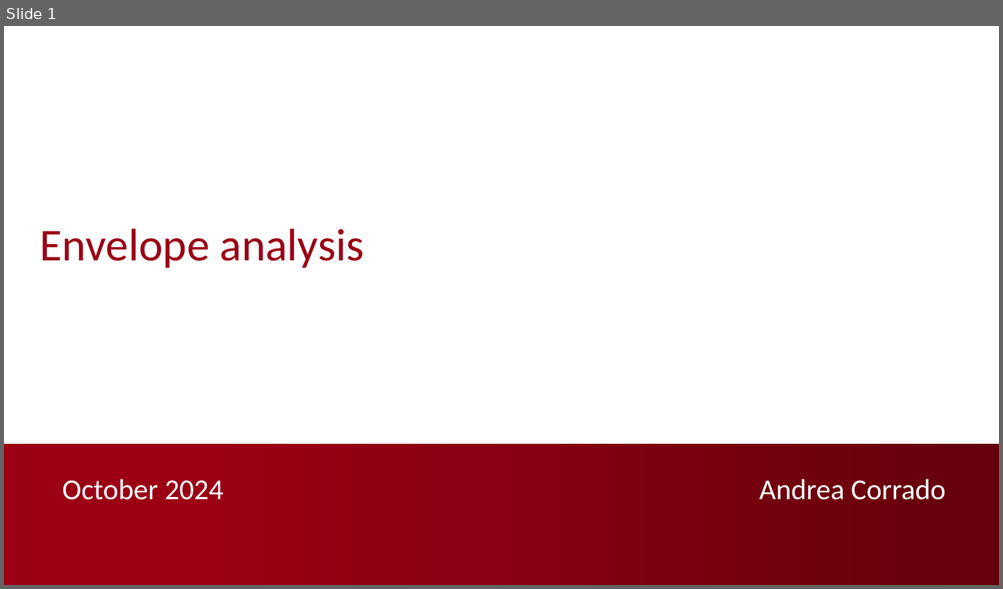
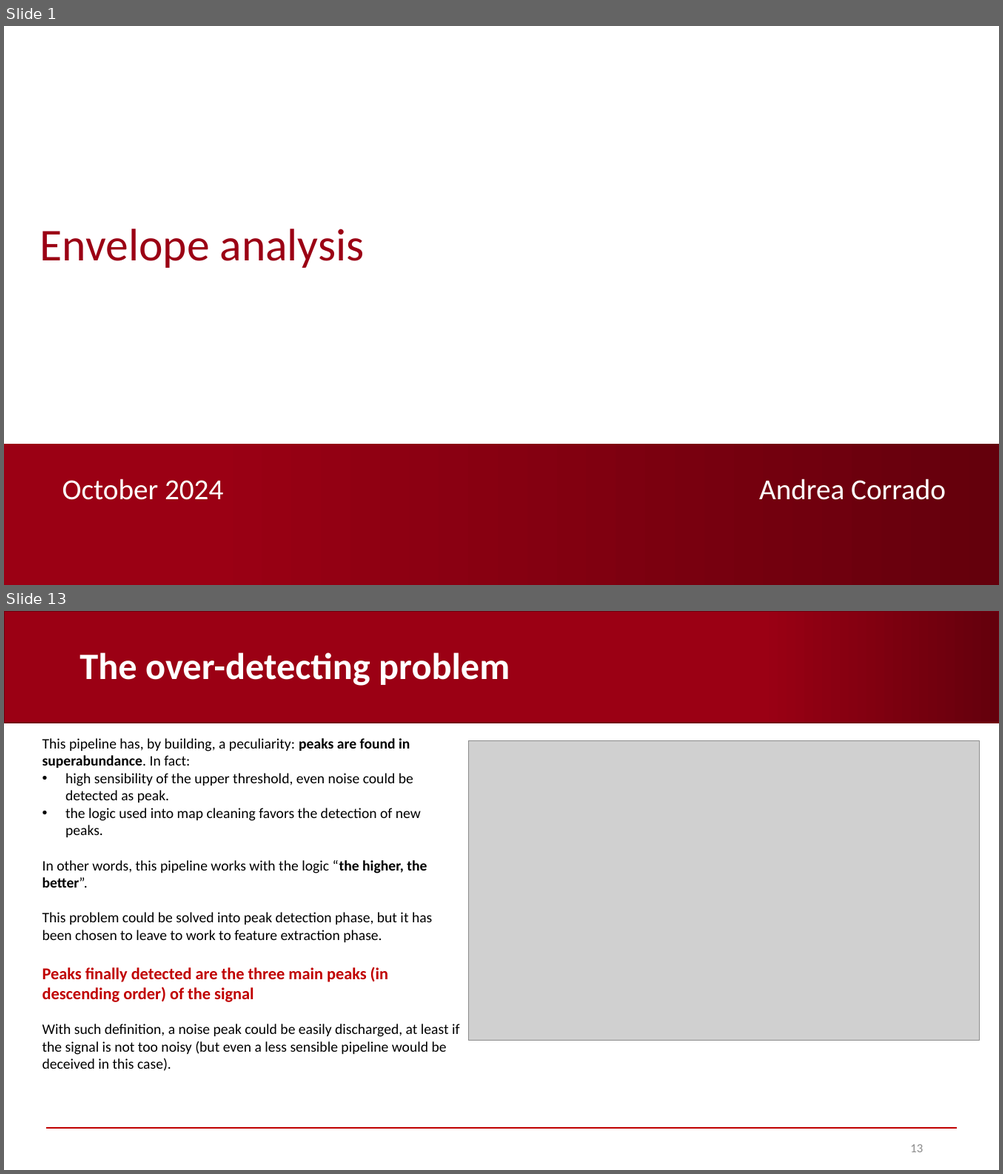
Before and after one commit to AndreaCorrado00/Tesi_magistrale_Corrado_Andrea, a slide deck: Documentation/7. Envelope analysis.pptx. Shown one above the other, each under a label of ours: slide 1 before the commit, slides 1 and 13 after it; the slides between them are not shown. The pictures are 1003x589 and 1003x1174 pixels, drawn with LibreOffice and Linux fonts; fonts in the diff are those of the drawing; grey boxes stand for pictures; background and template pictures are left out. Boxes give left, top, right and bottom in pixels: in the first picture for what was removed or moved away, otherwise in the second. Text is boxed around its words. In the diff, an @@ line names an element or a change of style, - is before the commit and + after.

```diff
--- a/Documentation/7. Envelope analysis.pptx
+++ b/Documentation/7. Envelope analysis.pptx
@@ slide 13 added at [4,611,999,1170], background #FFFFFF @@
@@ rectangle added at [4,611,999,723], fill gradient #9B0014 to #64000C, outline #73000F 1 pt @@
@@ title added at [79,652,509,686], 36 pt, text #FFFFFF, bold @@
+The over-detecting problem
@@ text added at [42,738,459,1071], 14 pt, text #000000 @@
+This pipeline has, by building, a peculiarity: peaks are found in superabundance. In fact:
+• high sensibility of the upper threshold, even noise could be detected as peak.
+• the logic used into map cleaning favors the detection of new peaks.
+In other words, this pipeline works with the logic “the higher, the better”.
+This problem could be solved into peak detection phase, but it has been chosen to leave to work to feature extraction phase.
+Peaks finally detected are the three main peaks (in descending order) of the signal
+With such definition, a noise peak could be easily discharged, at least if the signal is not too noisy (but even a less sensible pipeline would be deceived in this case).
@@ picture added at [468,741,979,1041] @@
@@ rectangle added at [450,789,468,801], fill #FFFFFF, outline #FFFFFF 1 pt @@
@@ line added from (45, 1129) to (957, 1129), #C00000 1.5 pt @@
@@ page number added at [910,1145,922,1153], 12 pt, text #8C8C8C @@
+13
```
Also in this commit, not shown: 19 slides changed, 10 other slides added, 4 slides removed.
